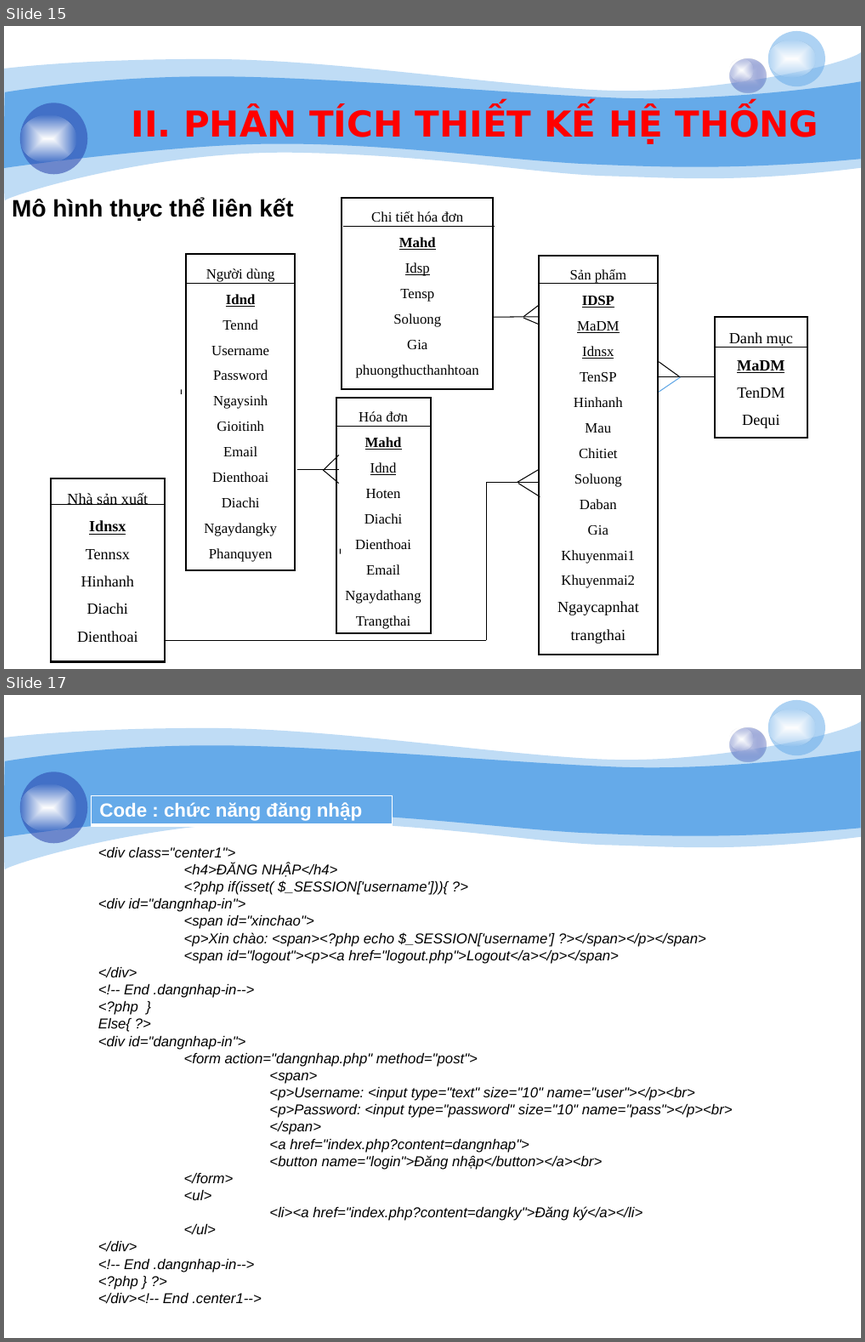
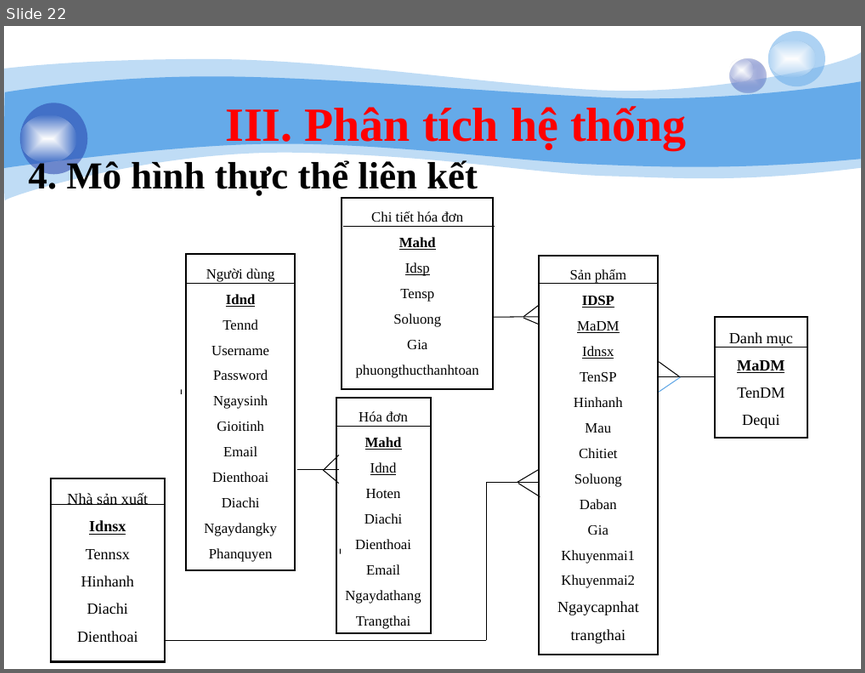
Before and after one commit to giangson0208/webtrasua, a slide deck: baocao/-ibn Thopi.pptx. Shown one above the other, each under a label of ours: slides 15 and 17 before the commit, slide 22 after it; the slides between them are not shown. The pictures are 865x1342 and 865x673 pixels, drawn with LibreOffice and Linux fonts; fonts in the diff are those of the drawing; background and template pictures are left out. Boxes give left, top, right and bottom in pixels: in the first picture for what was removed or moved away, otherwise in the second. Text is boxed around its words. In the diff, an @@ line names an element or a change of style, - is before the commit and + after.

```diff
--- a/baocao/-ibn Thopi.pptx
+++ b/baocao/-ibn Thopi.pptx
@@ slide 17 removed at (4,695,861,1338), background #FFFFFF; not listed: 8 template elements that a slide beside it also shows @@
@@ table removed at (92,795,393,827), 1 rows, 1 columns @@
-Code : chức năng đăng nhập
@@ title removed at (98,847,732,1303) @@
-<div class="center1">
-<h4>ĐĂNG NHẬP</h4>
-<?php if(isset( $_SESSION['username'])){ ?>
-<div id="dangnhap-in">
-<span id="xinchao">
-<p>Xin chào: <span><?php echo $_SESSION['username'] ?></span></p></span>
-<span id="logout"><p><a href="logout.php">Logout</a></p></span>
-</div>
-<!-- End .dangnhap-in-->
-<?php }
-Else{ ?>
-<div id="dangnhap-in">
-<form action="dangnhap.php" method="post">
-<span>
-<p>Username: <input type="text" size="10" name="user"></p><br>
-<p>Password: <input type="password" size="10" name="pass"></p><br>
-</span>
-<a href="index.php?content=dangnhap">
-<button name="login">Đăng nhập</button></a><br>
-</form>
-<ul>
-<li><a href="index.php?content=dangky">Đăng ký</a></li>
-</ul>
-</div>
-<!-- End .dangnhap-in-->
-<?php } ?>
-</div><!-- End .center1-->
@@ what was slide 15 is now slide 22 @@
@@ slide 22 changed as well @@
@@ text at (225,106,687,150): text changed; size 30 to 40 pt; font DejaVu Sans to Times New Roman @@
-II. PHÂN TÍCH THIẾT KẾ HỆ THỐNG
+III. Phân tích hệ thống
@@ text at (29,159,477,197): text changed; size 20 to 32 pt; font Arial to Times New Roman @@
-  Mô hình thực thể liên kết
+  4. Mô hình thực thể liên kết
```
Also in this commit, not shown: 19 other slides changed, 10 slides added, 7 other slides removed, 10 other files.
